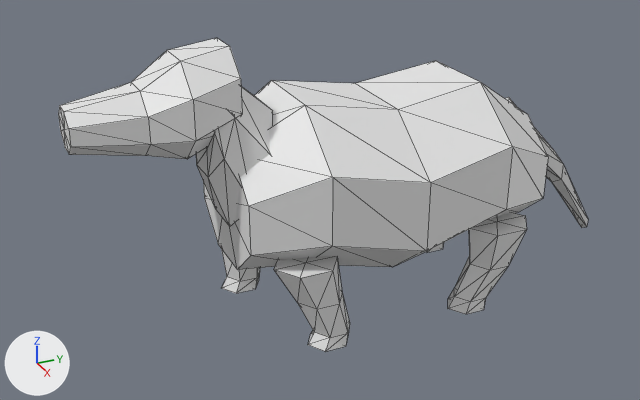
The OBJ model data/animals/tatu/walk/1.obj: old version first, new version second.
Before and after are seen from a 50 mm camera at (1.16, -0.615, 0.769) aimed at (-0.005, -0.091, 0.187). Every picture has the same lights, and +X, +Y and +Z are marked at lower left. The first picture is the older version. Mesh edges are drawn as thin lines. Where no turn or scale is listed for an object, it has been applied to the vertices.

The first picture shows 'tatu_walk_1'.
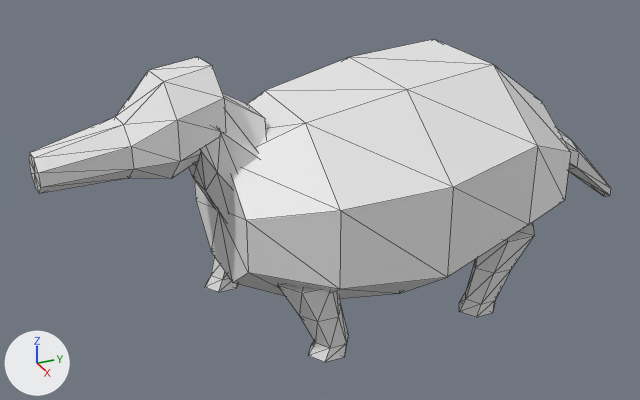
The change, as a list of edits to the scene's bpy script:
```text
Change me_tatu_walk_1:
    used by ob_tatu_walk_1; location = (0.0, 0.0, 0.0)
    remove me_tatu_walk_1.from_pydata(...)  # 226 vertices, 420 faces; spans x -0.173..0.173, y -0.47..0.418, z 0.0..0.457
    add me_tatu_walk_1.from_pydata(...)  # 226 vertices, 420 faces; spans x -0.228..0.23, y -0.517..0.456, z 0.0..0.433
    me_tatu_walk_1 part 1: the loose piece of 26 vertices spanning x 0.074..0.149, y -0.217..-0.093, z 0.006..0.149 is scaled about its middle by (0.914, 0.917, 0.931), then moved by (0.019, -0.007, -0.01)
    me_tatu_walk_1 part 2: 200 of 226 vertices moved; they spanned x -0.173..0.173, y -0.47..0.418, z 0.0..0.457 and now span x -0.228..0.23, y -0.517..0.456, z 0.0..0.433; mean shift (-0.001, -0.003, -0.007); largest move (-0.005, -0.469, 0.395) -> (0.008, -0.516, 0.34)
```

Where the change shows, as pixel boxes [x1, y1, x2, y2] in the pictures (640 x 400 px; the box of a moved part takes in the faces that stretch with it):
'tatu_walk_1', reshaped (10% wider): before [58, 38, 588, 352]; after [29, 39, 611, 362]
part 1 of me_tatu_walk_1, moved or reshaped: before [274, 256, 350, 352]; after [277, 284, 348, 362]
part 2 of me_tatu_walk_1, moved or reshaped: before [58, 38, 588, 314]; after [29, 39, 611, 317]
